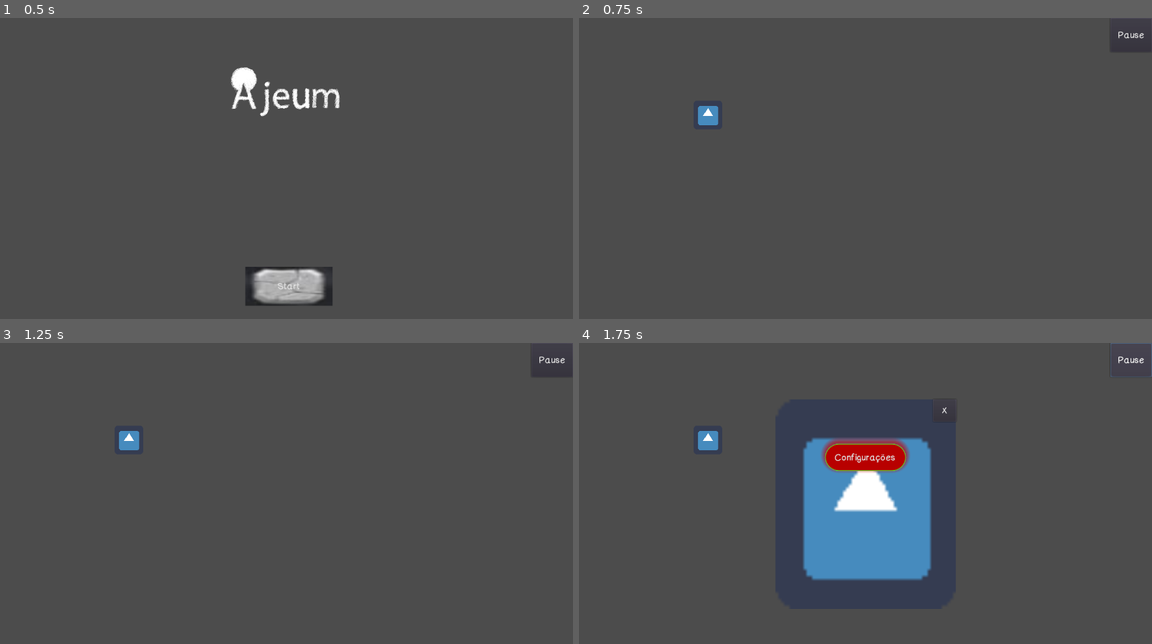
Above: before the commit, frames 1-4 (two rows, left to right).
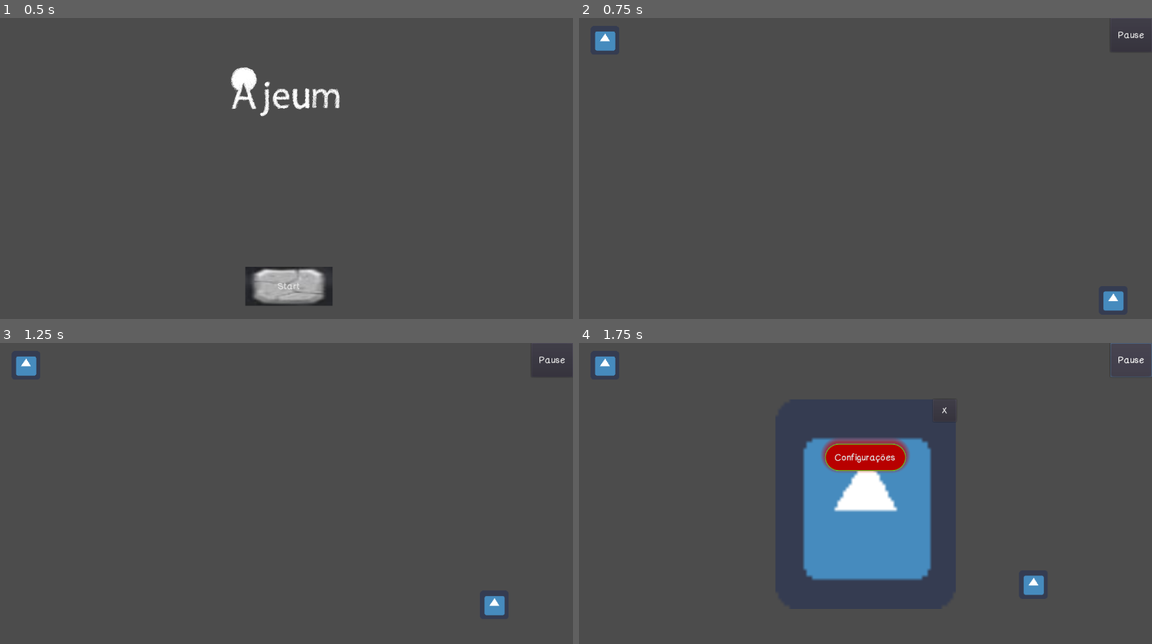
Above: after the commit, the same moments.

Repository: nathanalvez/Ajeum
Game: Godot game, scene res://Scenes/StartScene.tscn
Two runs of this game, one before a commit and one after it. Both use one fixed random seed, a clock stepped at 60 frames per second and the inputs below. The engine's default icon, where the game draws it, is replaced by a stand-in: a white triangle on a blue panel in a dark square.
Inputs:
- Up to frame 1 (0.5 s): no input
- Up to frame 2 (0.75 s): click "Start" at 0.5 s
- Up to frame 3 (1.25 s): no input
- Up to frame 4 (1.75 s): click "Pause" at 1.25 s

Frame 1 is identical in both runs. In frame 2, 0.7% of the frame differs, in the area x 2-96%, y 4-98%; in frame 3, 0.7%; in frame 4, 0.7%, in the area x 2-82%, y 4-84%.

Commit message:
Extra lesson code

Diff:
--- /dev/null
+++ b/Scenes/Cliente.gd
@@ -0,0 +1,60 @@
+extends KinematicBody2D
+
+enum TipoCliente {
+	Normal,
+	Famoso
+}
+
+enum States {
+	Default,
+	Walking, #<<<<<<<<<<<<<<<
+	Ordering,
+	Waiting
+}
+
+export var nome = ""
+
+export var currentState = States.Default
+export var type = TipoCliente.Normal
+
+var targetPosition = 0
+var myPosition = Vector2()
+var speed = 200
+
+func _ready():
+	currentState = States.Walking
+	print(type)
+
+func _physics_process(delta):
+	match currentState:
+		States.Walking:
+			Walk()
+		States.Default:
+			Default()
+		States.Ordering:
+			Ordering()
+		States.Waiting:
+			pass
+
+func Walk():
+	targetPosition = get_parent().get_node("Player").position
+
+	myPosition = position.direction_to(targetPosition) * speed
+
+	if position.distance_to(targetPosition) > 100:
+		myPosition = move_and_slide(myPosition)
+	else:
+		if type == TipoCliente.Normal:
+			print("apenas sentar-se.")
+			currentState = States.Default
+		else:
+			print("Esperar alguém puxar a cadeira para ele.")
+			currentState = States.Waiting
+
+func Default():
+	print("Default")
+	currentState = States.Ordering
+
+func Ordering():
+	print("fazendo Pedido")
+	currentState = States.Waiting
--- a/Scenes/Main.tscn
+++ b/Scenes/Main.tscn
@@ -1,21 +1,41 @@
-[gd_scene load_steps=5 format=2]
+[gd_scene load_steps=7 format=2]
 
 [ext_resource path="res://Images/icon.png" type="Texture" id=1]
 [ext_resource path="res://Scripts/Player.gd" type="Script" id=2]
 [ext_resource path="res://HUD's/HUD_Main.tscn" type="PackedScene" id=3]
+[ext_resource path="res://Scenes/Cliente.gd" type="Script" id=4]
 
 [sub_resource type="RectangleShape2D" id=1]
+extents = Vector2( 31, 29.5 )
+
+[sub_resource type="CircleShape2D" id=2]
+radius = 34.0147
 
 [node name="Scene" type="Node2D"]
 
 [node name="Player" type="KinematicBody2D" parent="."]
-position = Vector2( 288, 217 )
+position = Vector2( 58, 50 )
 script = ExtResource( 2 )
+classeAtual = 2
+vida = 10
 
 [node name="Sprite" type="Sprite" parent="Player"]
 texture = ExtResource( 1 )
 
 [node name="CollisionShape2D" type="CollisionShape2D" parent="Player"]
+position = Vector2( -1, 0 )
 shape = SubResource( 1 )
 
 [node name="HUD_Main" parent="." instance=ExtResource( 3 )]
+
+[node name="Cliente" type="KinematicBody2D" parent="."]
+position = Vector2( 1223, 647 )
+script = ExtResource( 4 )
+type = 1
+
+[node name="Sprite" type="Sprite" parent="Cliente"]
+texture = ExtResource( 1 )
+
+[node name="CollisionShape2D" type="CollisionShape2D" parent="Cliente"]
+position = Vector2( 1, 0 )
+shape = SubResource( 2 )
--- a/Scripts/Player.gd
+++ b/Scripts/Player.gd
@@ -7,17 +7,36 @@
 	Default
 }
 
-var classeAtual = ClassesPersonagem.Default
-var vida = 0
-var mana = 0
-var defesa = 0
-var magia = 0
-var ataque = 0
+export var classeAtual = ClassesPersonagem.Default
+export var vida = 0
+export var mana = 0
+export var defesa = 0
+export var magia = 0
+export var ataque = 0
+
+export (int) var speed = 300
+
+var velocity = Vector2()
 
 func _ready():
 	classeAtual = ClassesPersonagem.Guerreiro
 
+func get_input():
+	velocity = Vector2()
+	if Input.is_action_pressed("right"):
+		velocity.x += 1
+	if Input.is_action_pressed("left"):
+		velocity.x -= 1
+	if Input.is_action_pressed("down"):
+		velocity.y += 1
+	if Input.is_action_pressed("up"):
+		velocity.y -= 1
+	velocity = velocity.normalized() * speed
+
 func _physics_process(delta):
+	get_input()
+	velocity = move_and_slide(velocity)
+
 	match classeAtual:
 		ClassesPersonagem.Guerreiro:
 			StatusBase(200, 20, 100, 10, 0)
@@ -39,10 +58,10 @@
 	magia = _magia
 
 func Guerreiro():
-	print("É um guerreiro")
+	pass
 
 func Ladino():
-	print("É um ladino")
+	pass
 
 func Mago():
-	print("É um mago")
+	pass
